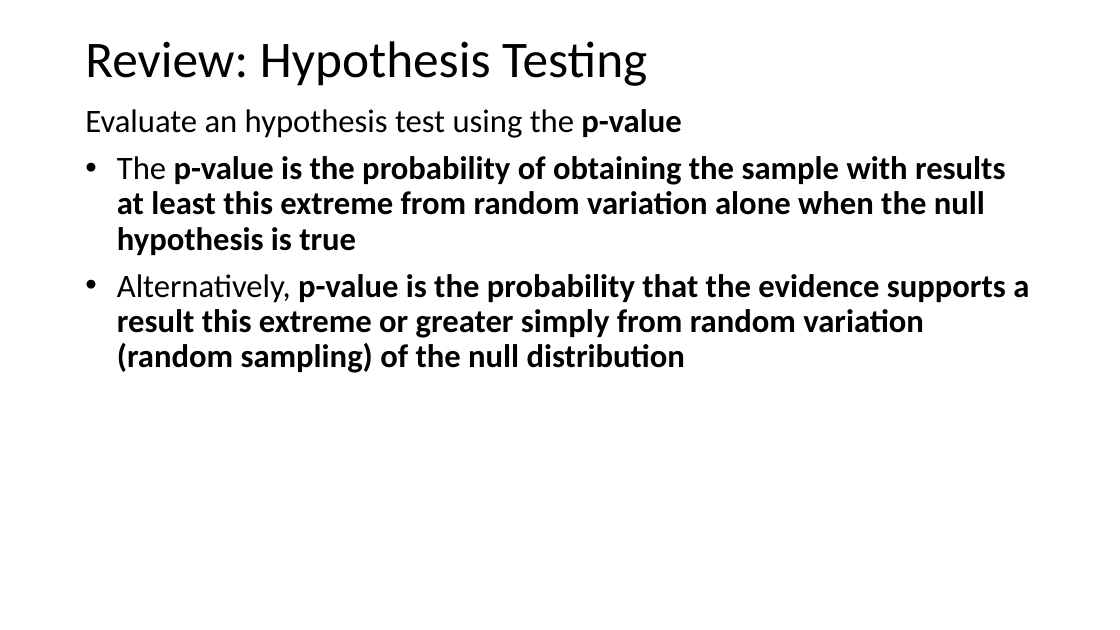
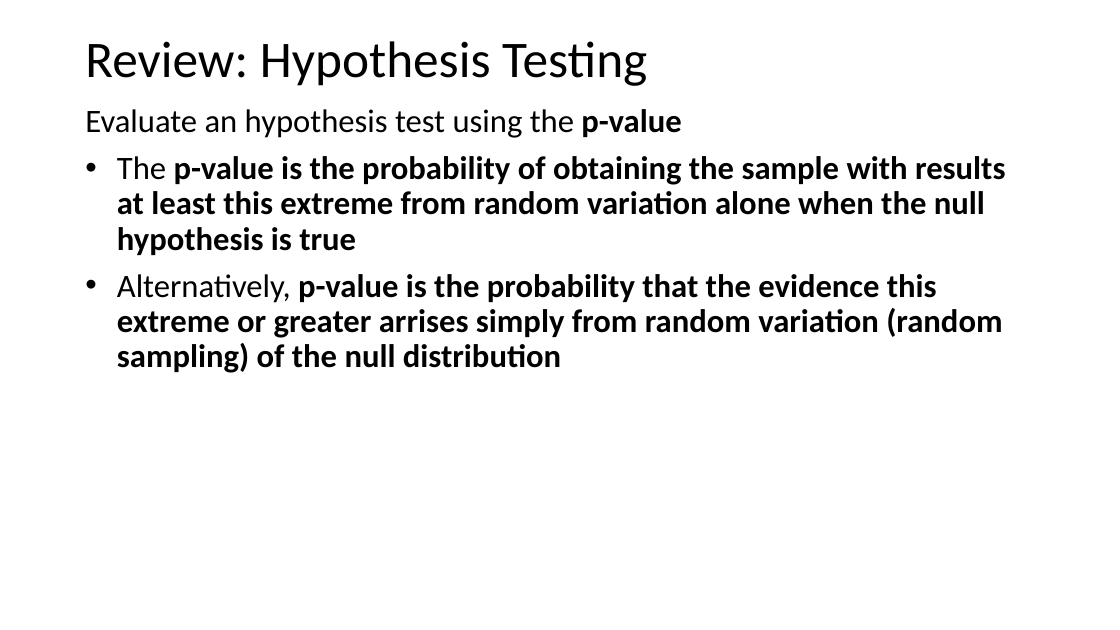
Before and after one commit to harelgabainew/school1, a slide deck: slide 50 of slides/1_Introduction.pptx (slide 48 before the commit). Drawn at 1120x630 pixels with LibreOffice and Linux fonts; fonts in the diff are those of the drawing. Boxes give left, top, right and bottom in pixels: in the first picture for what was removed or moved away, otherwise in the second. Text is boxed around its words. In the diff, an @@ line names an element or a change of style, - is before the commit and + after.

```diff
--- a/slides/1_Introduction.pptx
+++ b/slides/1_Introduction.pptx
@@ text at (x1=117, y1=274, x2=1002, y2=373): text changed @@
-• Alternatively, p-value is the probability that the evidence supports a result this extreme or greater simply from random variation (random sampling) of the null distribution
+• Alternatively, p-value is the probability that the evidence this extreme or greater arrises simply from random variation (random sampling) of the null distribution
```
Also in this commit, not shown: 12 other slides changed, 2 slides added.
